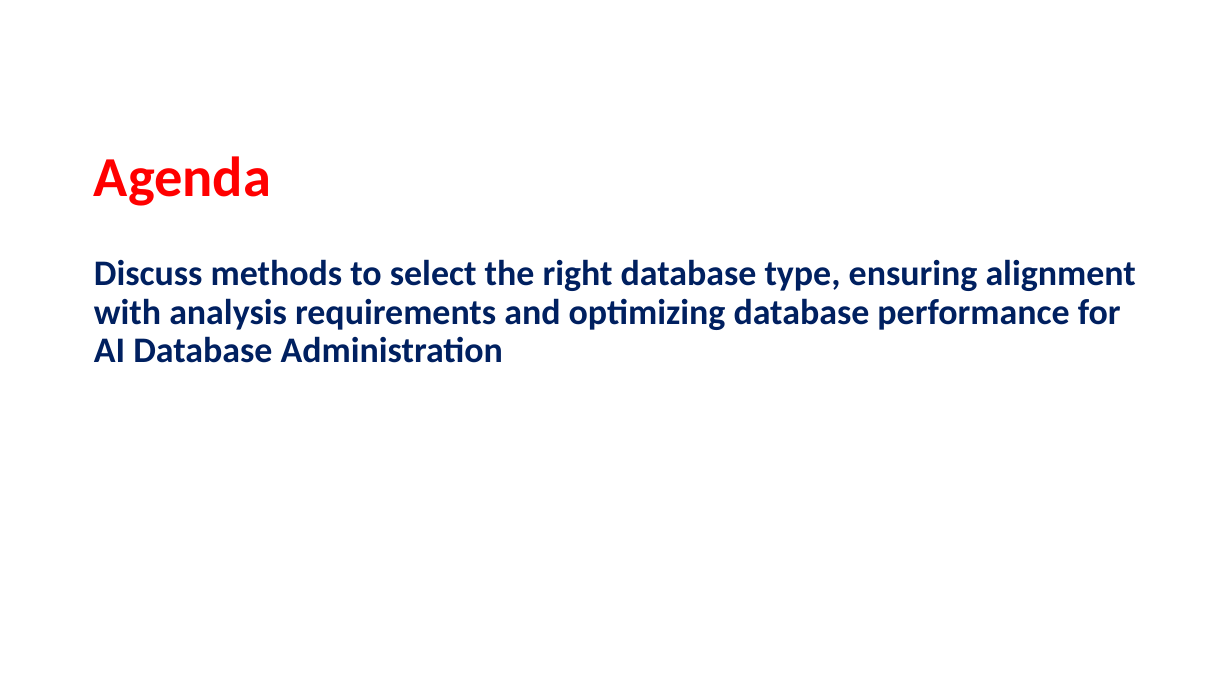
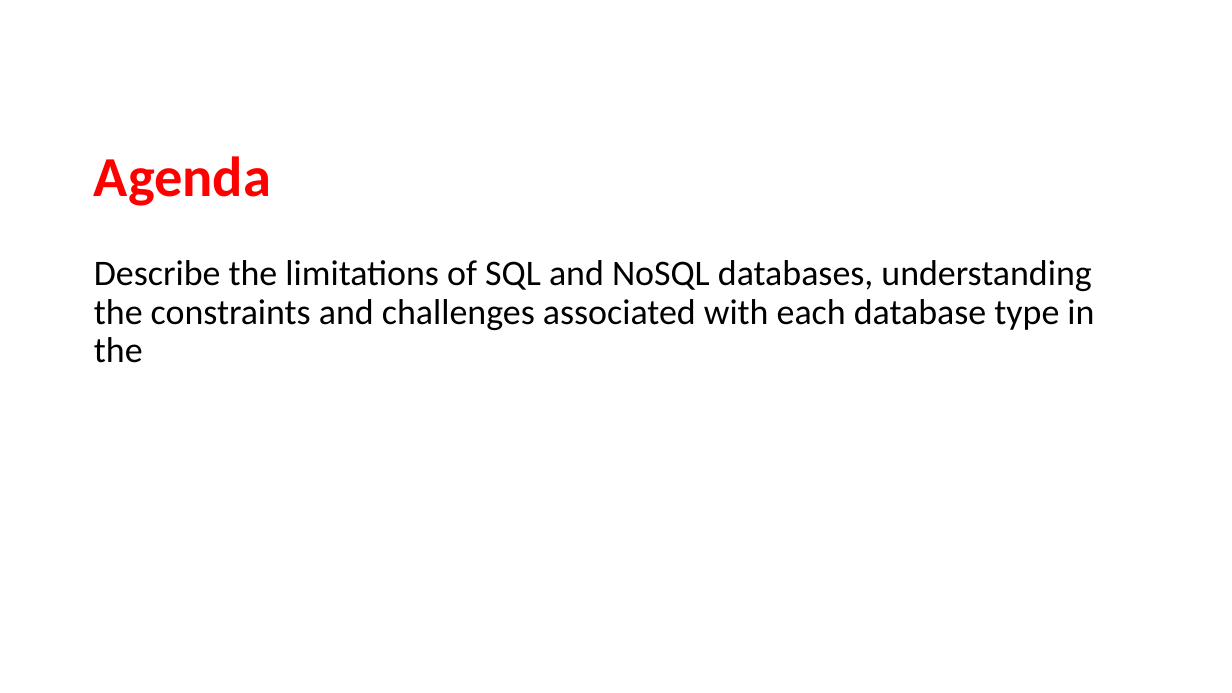
Before and after one commit to Orbiqe2020/Course-Materials, a slide deck: slide 3 of Database Administrator/Module5-Database Development/5.4-Database Constraints Unveiling the Limitations of SQL and NoSQL(2th-4p)/Database Constraints.pptx. Drawn at 1232x693 pixels with LibreOffice and Linux fonts; fonts in the diff are those of the drawing; background and template pictures are left out. Boxes give left, top, right and bottom in pixels: in the first picture for what was removed or moved away, otherwise in the second. Text is boxed around its words. In the diff, an @@ line names an element or a change of style, - is before the commit and + after.

```diff
--- a/Database Administrator/Module5-Database Development/5.4-Database Constraints Unveiling the Limitations of SQL and NoSQL(2th-4p)/Database Constraints.pptx
+++ b/Database Administrator/Module5-Database Development/5.4-Database Constraints Unveiling the Limitations of SQL and NoSQL(2th-4p)/Database Constraints.pptx
@@ text at (94, 260, 1094, 363): text changed; text colour #002060 to #000000; bold off @@
-Discuss methods to select the right database type, ensuring alignment with analysis requirements and optimizing database performance for AI Database Administration
+Describe the limitations of SQL and NoSQL databases, understanding the constraints and challenges associated with each database type in the
```
Also in this commit, not shown: 1 other slide changed.
